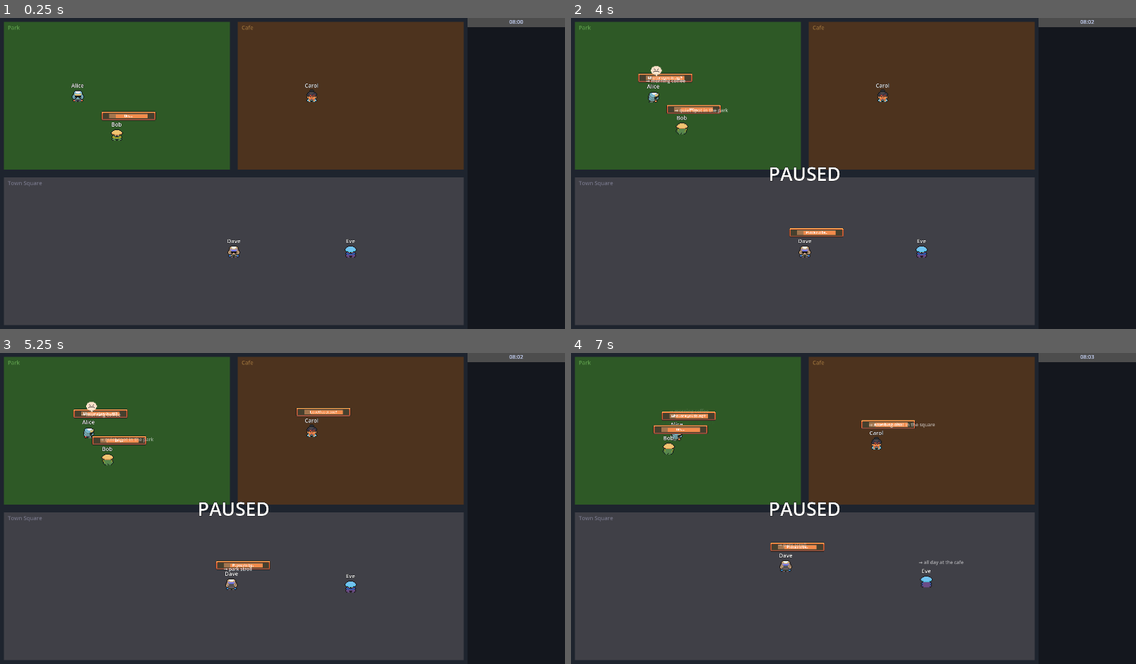
Above: before the commit, frames 1-4 (two rows, left to right).
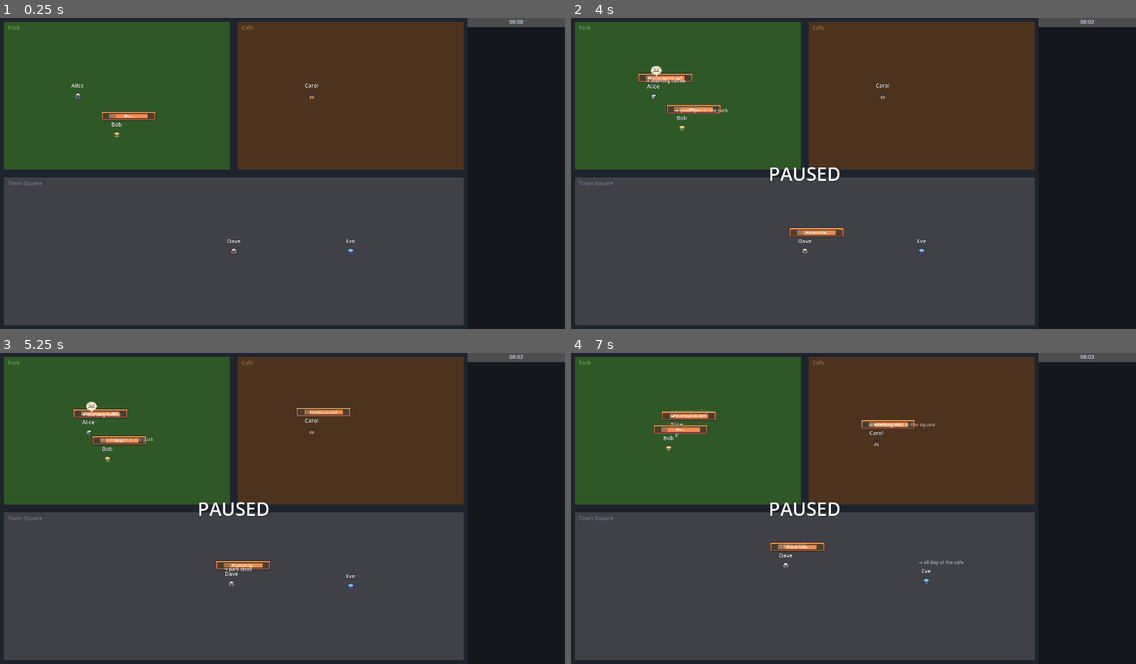
Above: after the commit, the same moments.

Repository: Erik-Huang/godot-agent-sim
Game: Godot game, scene res://main.tscn
Same seed, same stepped clock (60 frames per second), same inputs: the game is played once before the commit and once after it.
Inputs:
- Up to frame 1 (0.25 s): no input
- Up to frame 2 (4 s): tap Enter (ui_accept) at 0.5, 0.77, 1.25, 1.52, 2, 2.75, 3.02, 3.5, 3.77 s
- Up to frame 3 (5.25 s): tap Enter (ui_accept) at 4.25, 4.52 s
- Up to frame 4 (7 s): tap Enter (ui_accept) at 6.02, 6.77 s

The runs differ from the first frame. In frame 1, 0.3% of the frame differs, in the area x 12-64%, y 22-78%; in frame 2, 0.3%; in frame 3, 0.3%; in frame 4, 0.3%.

Commit message:
fix: scale agents to 1x (16px = 1 tile) to match TileMapLayer tile size

Diff:
--- a/agent.gd
+++ b/agent.gd
@@ -159,7 +159,7 @@
 	var frames_path: String = "res://assets/sprites/agents/%s_frames.tres" % agent_name.to_lower()
 	if ResourceLoader.exists(frames_path):
 		anim_sprite.sprite_frames = load(frames_path)
-		anim_sprite.scale = Vector2(2.0, 2.0)  # 16px → 32px apparent
+		anim_sprite.scale = Vector2(1.0, 1.0)  # 16px = 1 tile
 		anim_sprite.texture_filter = CanvasItem.TEXTURE_FILTER_NEAREST
 		add_child(anim_sprite)
 		sprite.visible = false
